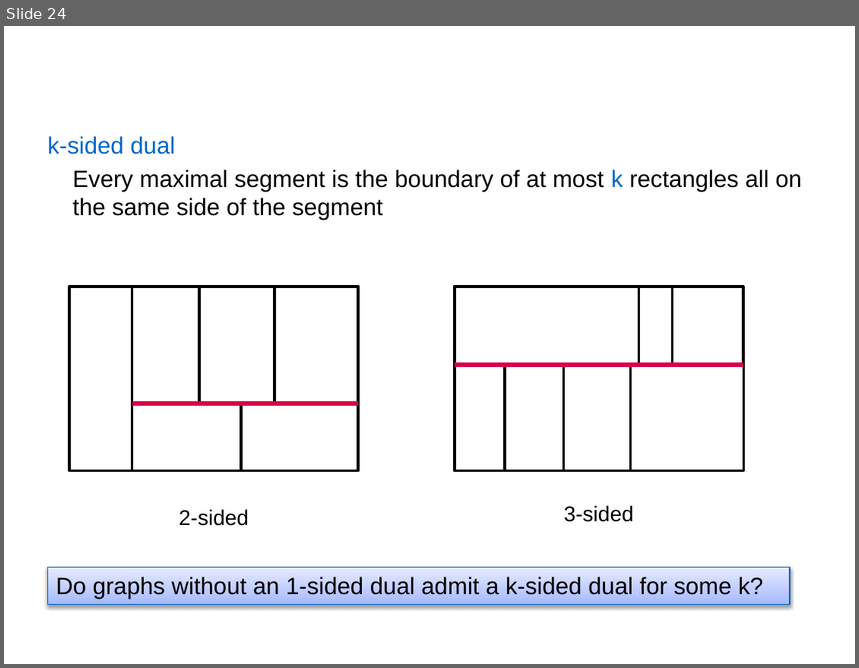
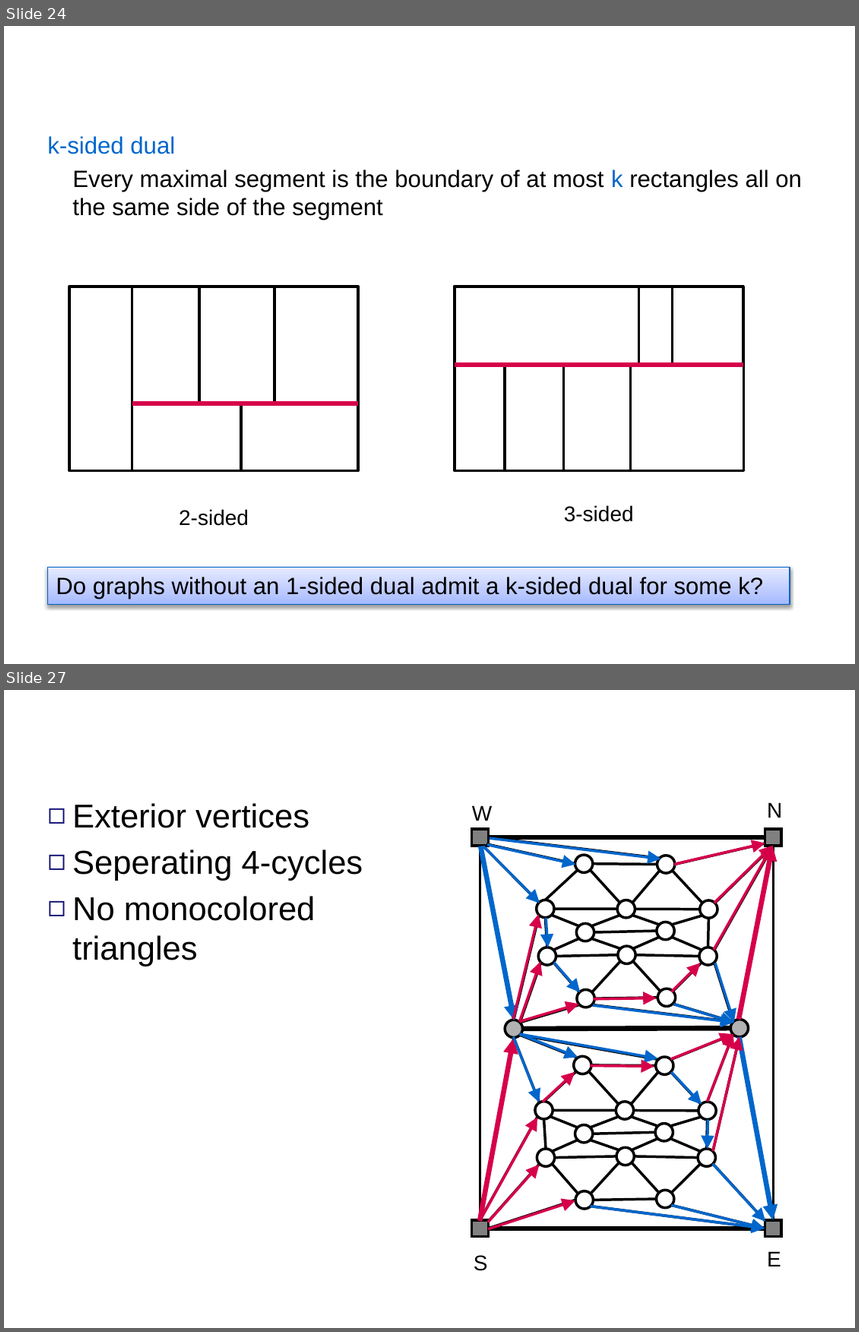
Before and after one commit to SanderBeekhuis/area-universal-duals, a slide deck: midtermtalk/talk3.pptx. Shown one above the other, each under a label of ours: slide 24 before the commit, slides 24 and 27 after it; the slides between them are not shown. The pictures are 859x668 and 859x1332 pixels, drawn with LibreOffice and Linux fonts; fonts in the diff are those of the drawing; background and template pictures are left out. Boxes give left, top, right and bottom in pixels: in the first picture for what was removed or moved away, otherwise in the second. Text is boxed around its words. In the diff, an @@ line names an element or a change of style, - is before the commit and + after.

```diff
--- a/midtermtalk/talk3.pptx
+++ b/midtermtalk/talk3.pptx
@@ slide 27 added at bbox=[4, 690, 855, 1328], background #FFFFFF @@
@@ title added at bbox=[47, 690, 781, 774], 36 pt, text #FFFFFF, bold @@
+∞-sided duals
@@ text added at bbox=[72, 803, 363, 967], 28 pt, text #000000 @@
+◻ Exterior vertices
+◻ Seperating 4-cycles
+◻ No monocolored triangles
@@ text added at bbox=[767, 802, 782, 818], 18 pt, text #000000 @@
+N
@@ text added at bbox=[472, 806, 492, 821], 18 pt, text #000000 @@
+W
@@ arrow added from (481, 847) to (515, 1021), #0066CB 4.25 pt @@
@@ arrow added from (484, 847) to (539, 904), #0066CB 2.25 pt @@
@@ arrow added from (487, 845) to (576, 865), #0066CB 2.25 pt @@
@@ arrow added from (490, 838) to (661, 859), #0066CB 2.25 pt @@
@@ group added at bbox=[674, 844, 772, 1019]: 4 arrows @@
@@ arrow added from (513, 1019) to (538, 915), #D6004A 2.25 pt @@
@@ group added at bbox=[472, 829, 781, 1236]: 83 lines, 26 ellipses, 4 rectangles @@
@@ arrow added from (520, 1022) to (541, 961), #D6004A 2.25 pt @@
@@ arrow added from (715, 964) to (734, 1023), #0066CB 2.25 pt @@
@@ arrow added from (520, 1022) to (579, 1004), #D6004A 2.25 pt @@
@@ arrow added from (593, 1006) to (734, 1023), #0066CB 2.25 pt @@
@@ arrow added from (674, 1004) to (734, 1023), #0066CB 2.25 pt @@
@@ arrow added from (513, 1037) to (539, 1103), #0066CB 2.25 pt @@
@@ arrow added from (520, 1035) to (578, 1058), #0066CB 2.25 pt @@
@@ arrow added from (520, 1035) to (658, 1059), #0066CB 2.25 pt @@
@@ arrow added from (671, 1059) to (734, 1035), #D6004A 2.25 pt @@
@@ arrow added from (707, 1102) to (734, 1035), #D6004A 2.25 pt @@
@@ arrow added from (713, 1151) to (740, 1037), #D6004A 2.25 pt @@
@@ group added at bbox=[543, 918, 708, 1149]: 8 arrows @@
@@ group added at bbox=[591, 1037, 773, 1229]: 4 arrows @@
@@ group added at bbox=[480, 1038, 576, 1230]: 4 arrows @@
@@ text added at bbox=[474, 1255, 488, 1271], 18 pt, text #000000 @@
+S
@@ text added at bbox=[767, 1252, 781, 1267], 18 pt, text #000000 @@
+E
```
Also in this commit, not shown: 4 other slides added.
